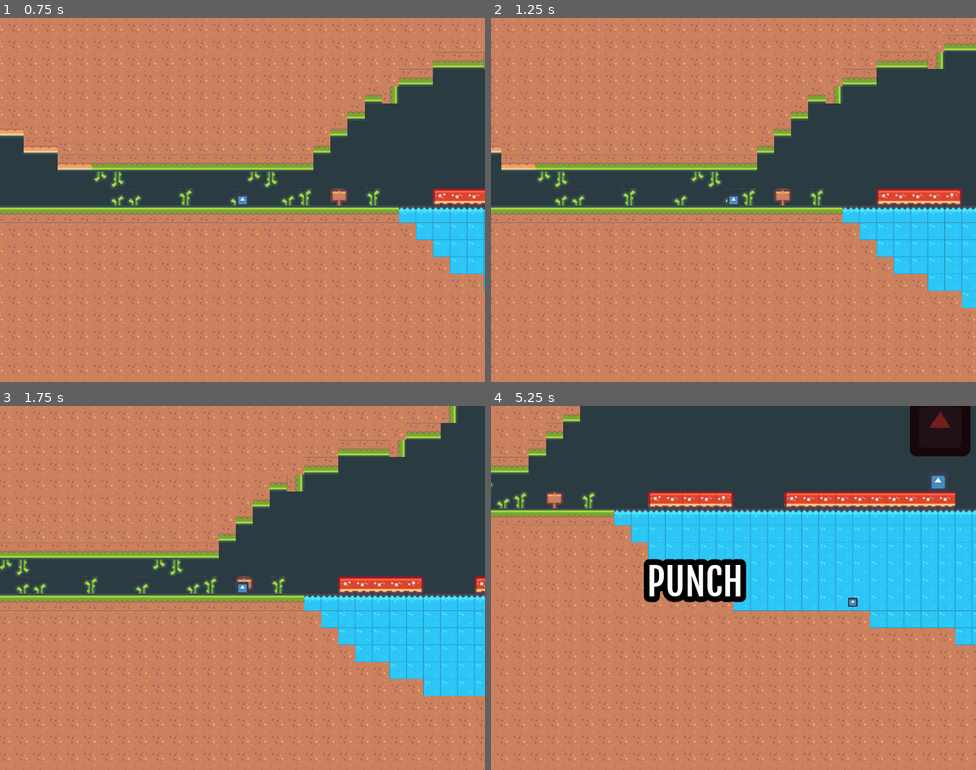
Above: before the commit, frames 1-4 (two rows, left to right).
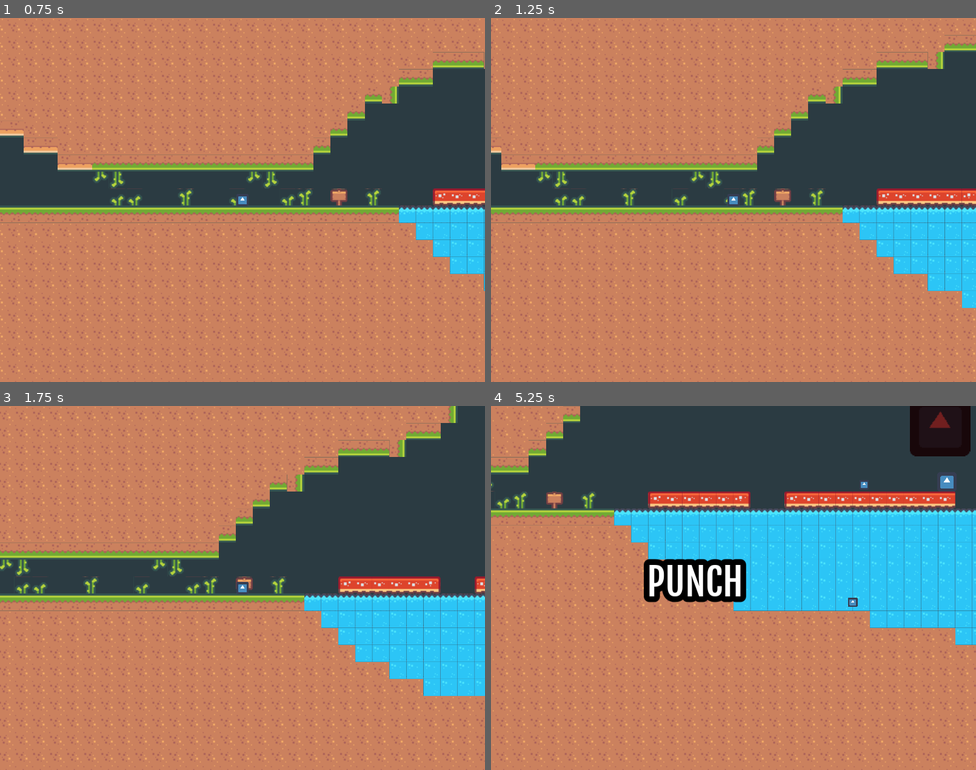
Above: after the commit, the same moments.

Repository: parkernalch/metroidvania-month-19
Game: Godot game, scene res://Gameplay/Stages/TestStage/TestStage.tscn
Same seed, same stepped clock (60 frames per second), same inputs: the game is played once before the commit and once after it. The engine's default icon, where the game draws it, is replaced by a stand-in: a white triangle on a blue panel in a dark square.
Inputs:
- Up to frame 1 (0.75 s): tap Enter at 0.5 s; hold D (move_right) from 0.53 s (still down); hold Down (crouch) from 0.53 s (still down)
- Up to frame 2 (1.25 s): keep holding D (move_right); keep holding Down (crouch); tap Space (jump) at 0.77 s
- Up to frame 3 (1.75 s): keep holding D (move_right); release Down (crouch) at 1.28 s; tap Shift (dash) at 1.35 s; tap Space (jump) at 1.52 s
- Up to frame 4 (5.25 s): release D (move_right) at 2.03 s; hold Left (move_left) 2.03-2.78 s; tap 1 at 2.1 s; hold D (move_right) 2.78-4.28 s; tap 2 at 2.85 s; tap Space (jump) at 3.02, 3.77, 4.52 s; tap 3 at 3.6 s; hold Left (move_left) 4.28-5.03 s; tap 4 at 4.35 s; hold D (move_right) from 5.03 s (still down); tap 5 at 5.1 s

Frame 1 is identical in both runs. In frame 2, 0.2% of the frame differs, in the area x 93-100%, y 46-52%; in frame 3, 0.2%; in frame 4, 0.4%, in the area x 46-96%, y 19-29%.

Commit message:
Enemies now wander when idle

Diff:
--- a/Gameplay/Stages/TestStage/TestStage.tscn
+++ b/Gameplay/Stages/TestStage/TestStage.tscn
@@ -17,7 +17,7 @@
 collision_layer = 2
 collision_mask = 0
 format = 1
-tile_data = PoolIntArray( 589779, 30, 0, 589780, 30, 0, 5897 …(50580 unchanged characters)… 28236, 92, 0, 2228237, 92, 0, 2228238, 94, 0, 2228242, 93, 0, 2228243, 92, 0, 22 …(122882 unchanged characters)…
+tile_data = PoolIntArray( 589779, 30, 0, 589780, 30, 0, 5897 …(50580 unchanged characters)… 28236, 92, 0, 2228237, 92, 0, 2228238, 92, 0, 2228239, 94, 0, 2228242, 93, 0, 2228243, 92, 0, 22 …(122882 unchanged characters)…
 
 [node name="Checkpoint" parent="TestStage" instance=ExtResource( 5 )]
 position = Vector2( 488, 543 )
@@ -35,10 +35,13 @@
 margin_bottom = -12.0
 
 [node name="BaseEnemy" parent="TestStage" groups=["Persist"] instance=ExtResource( 4 )]
-position = Vector2( 486, 603 )
+position = Vector2( 464, 603 )
 __meta__ = {
 "_edit_group_": true
 }
+
+[node name="idle" parent="TestStage/BaseEnemy/StateMachine" index="0"]
+delay = 2.0
 
 [node name="Label" parent="TestStage/BaseEnemy/StateMachine" index="3"]
 margin_left = 855.0
@@ -47,7 +50,10 @@
 margin_bottom = 500.0
 
 [node name="RunPickup" parent="TestStage" instance=ExtResource( 6 )]
-position = Vector2( -300, 620 )
+position = Vector2( 408, 605 )
+__meta__ = {
+"_edit_group_": true
+}
 type = 1
 
 [node name="JumpPickup" parent="TestStage" instance=ExtResource( 6 )]
--- a/StateMachine/EnemyStates/attack.gd
+++ b/StateMachine/EnemyStates/attack.gd
@@ -5,11 +5,14 @@
 var windup_timer : Timer
 var attack_timer : Timer
 
+var charge_direction : Vector2
+
 var hit_area : Area2D
 
 var attacking = false
 
 func enter(_msg := {}) -> void:
+	charge_direction = enemy.global_position.direction_to(player.global_position)
 	hit_area = owner.get_node("hitArea")
 	hit_area.connect("body_entered", self, "_player_hit")
 	print("attack")
@@ -35,9 +38,8 @@
 		state_machine.transition_to("idle")
 
 func handle_charger_attack():
-	var direction_to_player = enemy.global_position.direction_to(player.global_position)
-	if owner.floor_side() == 0 or owner.floor_side() == -1 and direction_to_player.x < 0 or owner.floor_side() == 1 and direction_to_player.x > 0:
-		owner.velocity.x = (direction_to_player * enemy_speed[owner.type]).x * 2
+	if owner.floor_side() == 0 or owner.floor_side() == -1 and charge_direction.x < 0 or owner.floor_side() == 1 and charge_direction.x > 0:
+		owner.velocity.x = (charge_direction * enemy_speed[owner.type]).x * 2
 	else:
 		owner.velocity = Vector2.ZERO
 
--- a/StateMachine/EnemyStates/idle.gd
+++ b/StateMachine/EnemyStates/idle.gd
@@ -7,25 +7,65 @@
 var attack_cooldown = false
 var attack_cooldown_timer : Timer
 
+var wander_timer : Timer
+var wander_direction : Vector2
+var wander = false
+var wander_stop_timer : Timer
+
 func enter(_msg := {}) -> void:
 	attack_cooldown = true
 	attack_cooldown_timer = Global.add_timer(attack_cooldown_timer, attack_cooldown_time[owner.type], self, "_on_attack_cooldown_done")
+
+	var wander_time = get_random_number(2.0, 10.0)
+	wander_timer = Global.add_timer(wander_timer, wander_time, self, "_wander_timer_done")
 	print("idle")
 	time_remaining = delay
 
 func physics_update(delta: float) -> void:
-	owner.velocity = Vector2.ZERO
 	time_remaining -= delta
+	if wander:
+		if wander_direction == Vector2.LEFT && owner.floor_side() == 1 or wander_direction == Vector2.RIGHT && owner.floor_side() == -1:
+			stop_wander()
+		else:
+			owner.velocity = wander_direction * 40;
+	else:
+		owner.velocity = Vector2.ZERO
 	if time_remaining > 0 || attack_cooldown:
 		return
 	if player.global_position.distance_squared_to(enemy.global_position) < Global.detection_distance:
 		state_machine.transition_to("alert")
 	pass
 
+func stop_wander():
+	var wander_time = get_random_number(2.0, 10.0)
+	wander_timer.wait_time = wander_time
+	wander_timer.start()
+	wander = false
+
+func get_random_number(start, end):
+	var rng = RandomNumberGenerator.new()
+	randomize()
+	return rng.randf_range(start, end)
+
+func _wander_stop():
+	stop_wander()
+
+func _wander_timer_done():
+	var wander_stop_time = get_random_number(1.0, 4.0)
+	wander_stop_timer = Global.add_timer(wander_stop_timer, wander_stop_time, self, "_wander_stop")
+	match owner.floor_side():
+		-1:
+			wander_direction = Vector2.LEFT
+		1:
+			wander_direction = Vector2.RIGHT
+		0:
+			var wander_dir_rng = get_random_number(0.0, 1.0)
+			wander_direction = Vector2.LEFT if wander_dir_rng == 0.0 else Vector2.RIGHT
+	wander = true
+
 func exit():
 	attack_cooldown_timer.disconnect("timeout", self, "_on_attack_cooldown_done")
 	pass
 
 func _on_attack_cooldown_done():
-	print("cooldown_finished")
 	attack_cooldown = false
